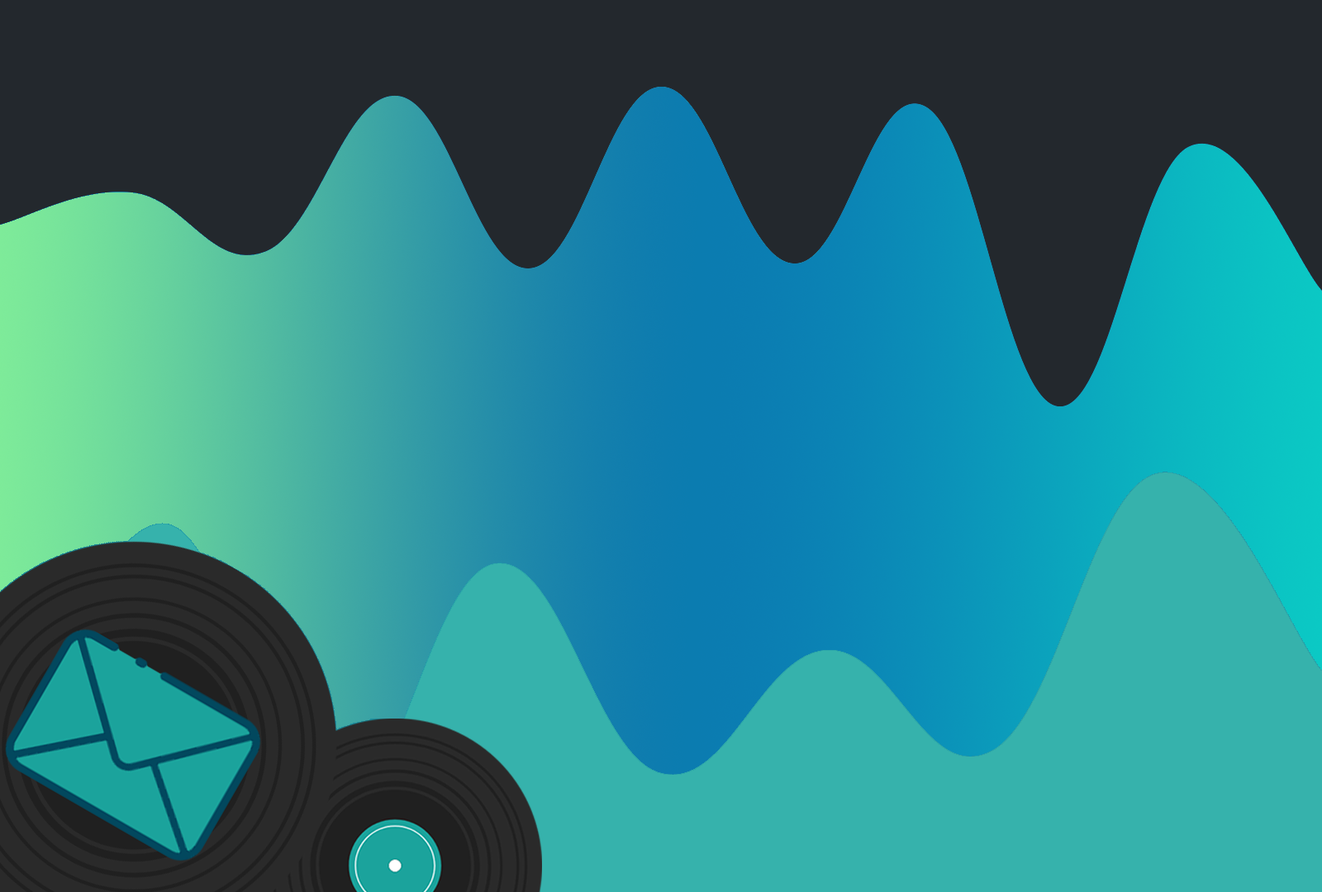
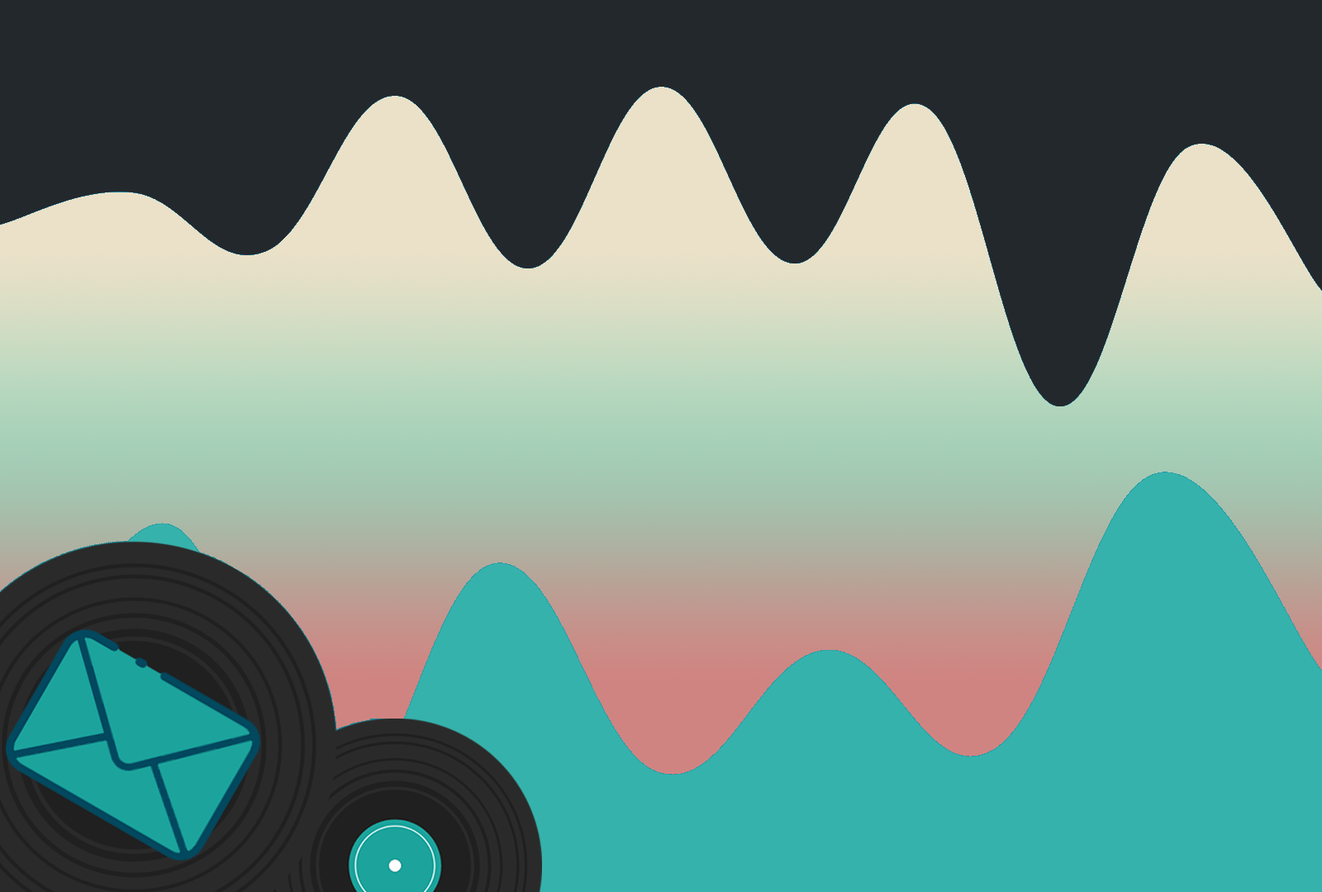
Layer changes from the first 1322x892 image to the second:
painted on "Layer 1" over [0, 86, 1322, 775]
